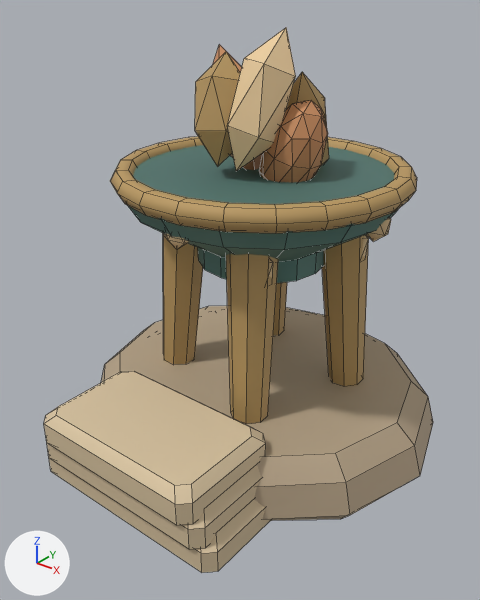
What one commit did to the Blender file art/blend/sun_shrine.blend.
Rendered twice from a camera (50 mm lens) standing at (1.205, -1.621, 1.475) and looking at (0.017, -0.135, 0.553). Lighting does not change. The marker at lower left points along +X, +Y and +Z. The first picture is the older version. Mesh edges are drawn as thin lines.

In view in the first picture: 'sun_shrine'.
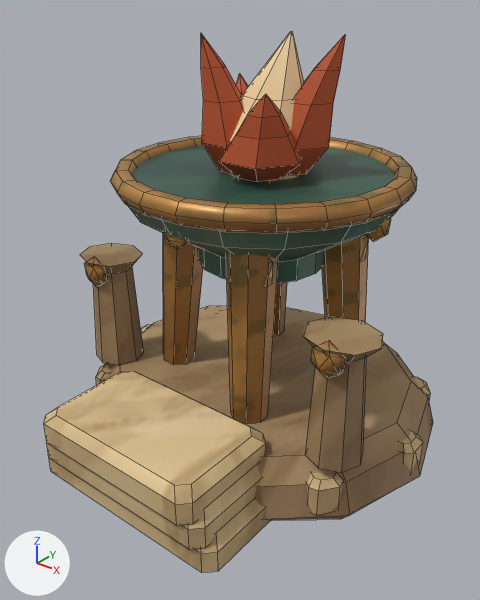
Boxes (x1, y1, x2, y2) around the edits, measured in the pictures (480 x 600 px):
'sun_shrine', surface changed, reshaped
    before: (44, 27, 433, 573)
    after: (44, 32, 433, 573)
part 1 of me_sun_shrine_color_and_skin, added
    after: (84, 257, 107, 288)
part 2 of me_sun_shrine_color_and_skin, added (brown)
    after: (311, 341, 345, 378)
part 3 of me_sun_shrine_color_and_skin, rebuilt
    before: (259, 101, 328, 182)
    after: (289, 35, 346, 175)
part 4 of me_sun_shrine_color_and_skin, rebuilt
    before: (195, 52, 240, 167)
    after: (201, 33, 244, 173)
part 5 of me_sun_shrine_color_and_skin, rebuilt (19% wider, 39% shorter)
    before: (227, 27, 296, 171)
    after: (219, 94, 301, 182)
part 6 of me_sun_shrine_color_and_skin, rebuilt (mostly hidden)
    before: (213, 44, 262, 170)
    after: (236, 74, 249, 95)
part 7 of me_sun_shrine_color_and_skin, built on (brown)
    after: (80, 243, 431, 515)
part 8 of me_sun_shrine_color_and_skin, cut back
    before: (286, 72, 329, 165)
    after: (226, 32, 304, 181)
part 9 of me_sun_shrine_color_and_skin, recoloured
    both: (44, 136, 433, 573)

What changed in the scene script:
```text
Add img_packed_cloth_and_metal_finishes:
    img_packed_cloth_and_metal_finishes = load_image('Packed cloth and metal finishes', '_unpacked/Packed_cloth_and_metal_finishes', 8, 8, 'Non-Color')
Add img_scumble__bristle_marks_and_worn_pigment:
    img_scumble__bristle_marks_and_worn_pigment = load_image('Scumble, bristle marks and worn pigment', '_unpacked/Scumble__bristle_marks_and_worn_pigment', 512, 256, 'sRGB')
Change mat_painted_metal_edges__textile_and_clay:
    remove # nodes: BsdfPrincipled, OutputMaterial, VertexColor
    nodes: BsdfPrincipled, Mix, OutputMaterial, SeparateColor, TexImage x2, UVMap x2, VertexColor
    uses the picture img_packed_cloth_and_metal_finishes
    uses the picture img_scumble__bristle_marks_and_worn_pigment
Change me_sun_shrine_color_and_skin:
    used by ob_sun_shrine; location = (0.0, 0.0, 0.0)
    remove me_sun_shrine_color_and_skin.from_pydata(...)  # 762 vertices, 838 faces; spans x -0.626..0.626, y -0.714..0.57, z 0.0..1.352
    add me_sun_shrine_color_and_skin.from_pydata(...)  # 1186 vertices, 1102 faces; spans x -0.626..0.626, y -0.714..0.57, z 0.0..1.34
    me_sun_shrine_color_and_skin part 1: a new loose piece, an icosphere of 20 faces spanning x -0.506..-0.404, y -0.338..-0.302, z 0.527..0.641, in mat_painted_metal_edges__textile_and_clay
    me_sun_shrine_color_and_skin part 2: a new loose piece, an icosphere of 20 faces spanning x 0.404..0.506, y -0.338..-0.302, z 0.527..0.641, in mat_painted_metal_edges__textile_and_clay
    me_sun_shrine_color_and_skin part 3: the loose piece of 42 vertices spanning x 0.005..0.209, y -0.093..0.093, z 0.857..1.165 is rebuilt with 30 vertices and now spans x -0.003..0.233, y -0.072..0.116, z 0.948..1.337
    me_sun_shrine_color_and_skin part 4: the loose piece of 12 vertices spanning x -0.146..0.013, y -0.214..-0.016, z 0.979..1.283 is rebuilt with 30 vertices and now spans x -0.157..0.037, y -0.16..0.008, z 0.948..1.337
    me_sun_shrine_color_and_skin part 5: the loose piece of 12 vertices spanning x -0.049..0.142, y -0.186..0.025, z 0.97..1.352 is rebuilt with 30 vertices and now spans x -0.074..0.191, y -0.202..0.028, z 0.948..1.2
    me_sun_shrine_color_and_skin part 6: the loose piece of 12 vertices spanning x -0.193..-0.006, y -0.079..0.079, z 0.907..1.295 is rebuilt with 30 vertices and now spans x -0.179..0.008, y -0.041..0.121, z 0.948..1.203
    me_sun_shrine_color_and_skin part 7: 96 vertices removed from x -0.479..0.479, y -0.479..0.479, z 0.192..0.228; 416 vertices added at x -0.609..0.609, y -0.54..0.54, z 0.072..0.626
    me_sun_shrine_color_and_skin part 8: 12 vertices removed from x -0.03..0.161, y 0.008..0.218, z 0.85..1.232; 32 vertices added at x -0.172..0.172, y -0.153..0.153, z 0.905..1.34
    me_sun_shrine_color_and_skin part 9: 514 kept faces spanning x -0.626..0.626, y -0.714..0.57, z 0.0..0.962 get new vertex colours
    other edits to the shape of me_sun_shrine_color_and_skin do not show in these pictures
```
